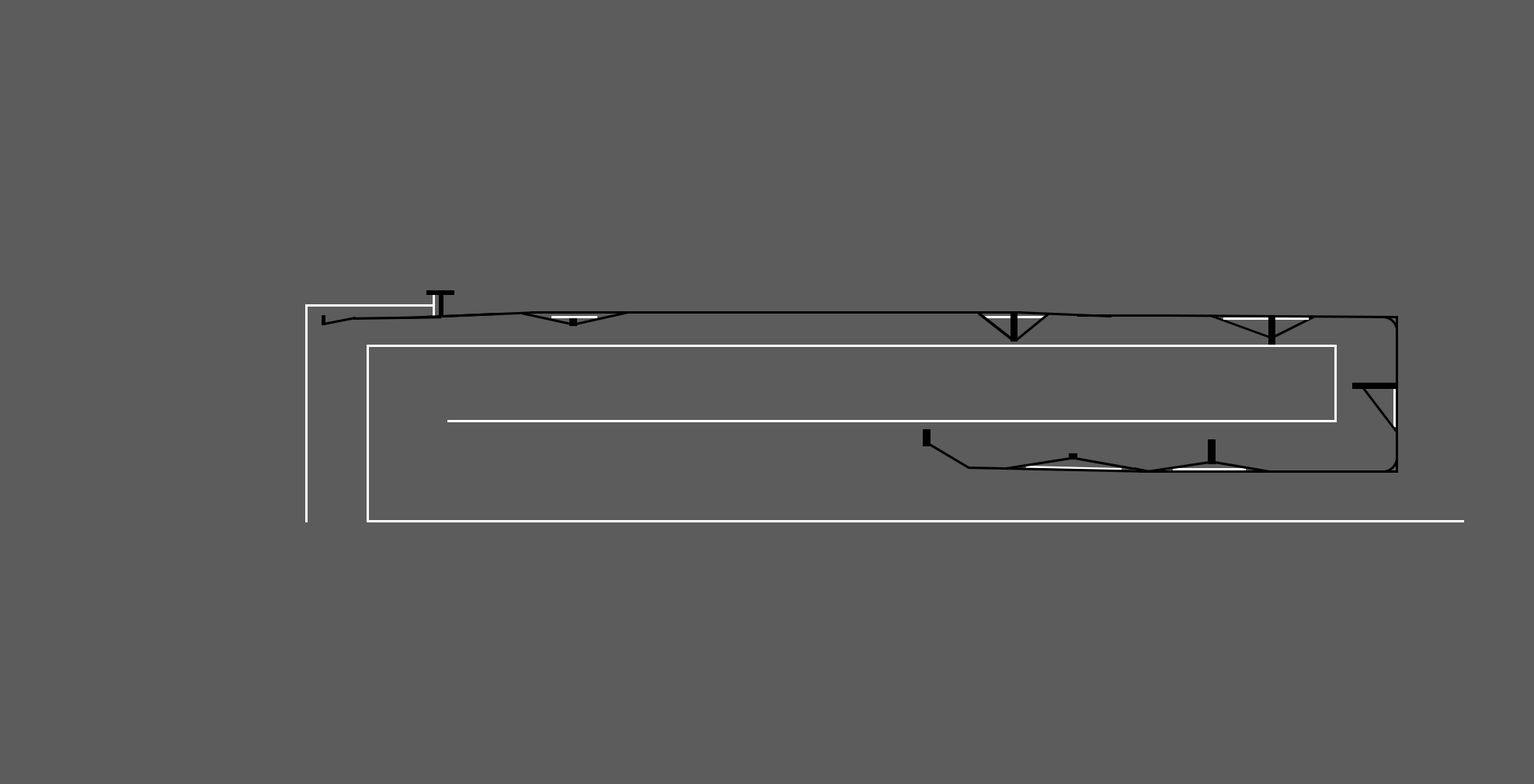
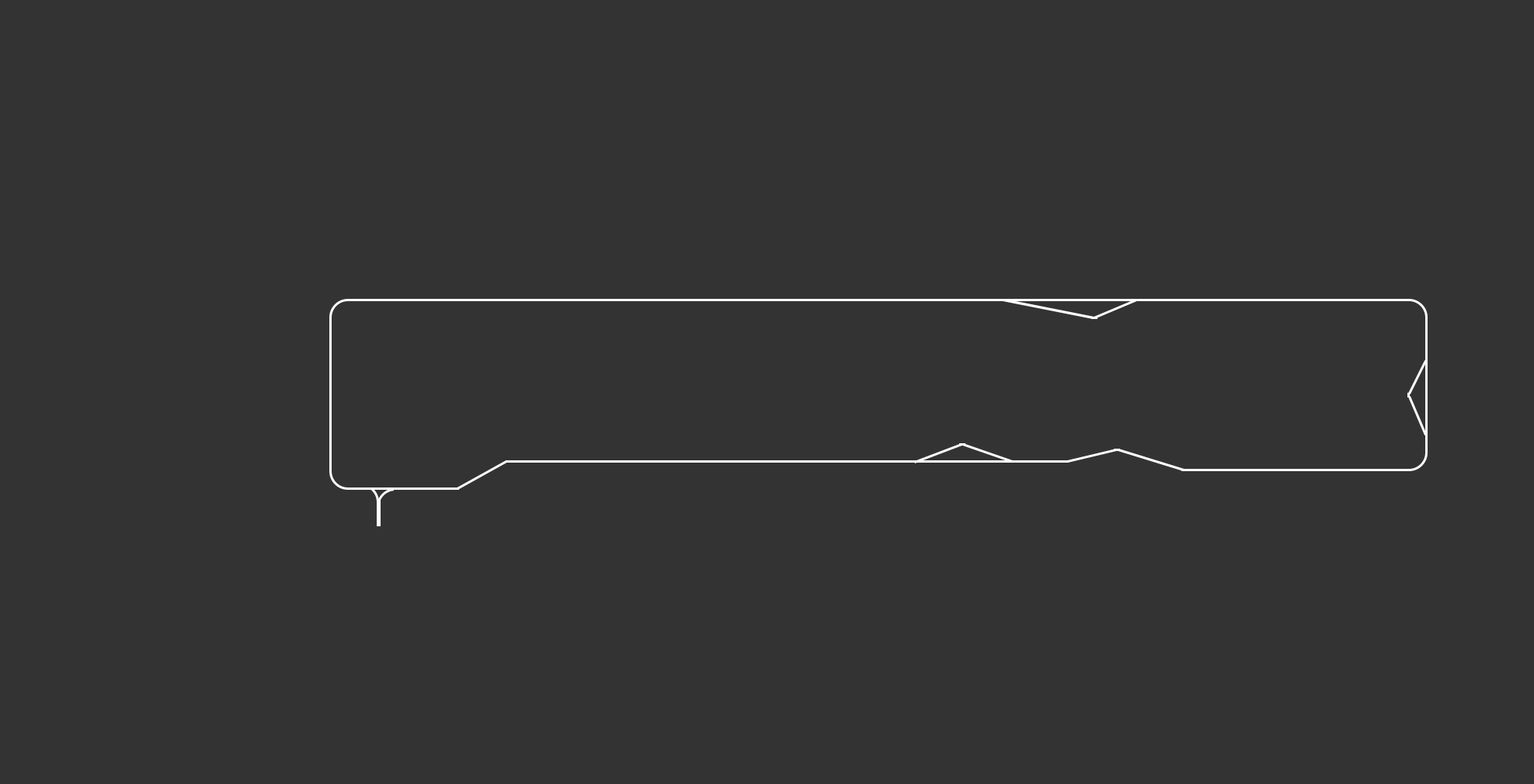
Layers edited between the first and the second 1534 x 784 image:
removed layer "形状 16 副本 8" over [1000, 456, 1138, 470]
removed layer "形状 16 副本 7" over [1141, 460, 1275, 472]
added group "map_path" with 28 layers above "背景" over [0, 0, 1534, 784]
moved "形状 5" into group "map_path", painted on it over [329, 317, 1216, 471]
moved "形状 4" into group "map_path", painted on it over [348, 299, 1410, 390]
moved "形状 3" into group "map_path", painted on it over [1395, 316, 1428, 474]
moved "形状 2" into group "map_path", painted on it over [505, 314, 1173, 463]
moved "形状 14" into group "map_path", painted on it over [456, 318, 578, 491]
removed layer "形状 27" over [1209, 314, 1271, 339]
moved "形状 1" into group "map_path", painted on it over [348, 470, 1223, 491]
moved "形状 9" into group "map_path", painted on it over [366, 344, 1427, 523]
removed layer "形状 30" over [1360, 384, 1399, 434]
removed layer "形状 6" over [368, 344, 1336, 348]
moved "形状 8" into group "map_path", painted on it over [447, 393, 1410, 423]
moved "形状 7" into group "map_path", painted on it over [1334, 344, 1427, 436]
added layer "形状 11 拷贝" in group "map_path" over [1117, 448, 1185, 472]
added layer "形状 11 拷贝 2" in group "map_path" over [1002, 299, 1095, 320]
moved "形状 11" into group "map_path", painted on it over [962, 443, 1398, 474]
moved "形状 10" into group "map_path", painted on it over [366, 443, 1465, 523]
moved "形状 12" into group "map_path", painted on it over [426, 290, 966, 446]
moved "图层 1" into group "map_path", painted on it over [0, 0, 1534, 784]
removed layer "图层 2" over [852, 0, 1534, 784]
removed layer "图层 4" over [0, 0, 1534, 784]
painted on "背景" over [0, 0, 1534, 784]
…and 45 more changes (13 added, 32 removed)
